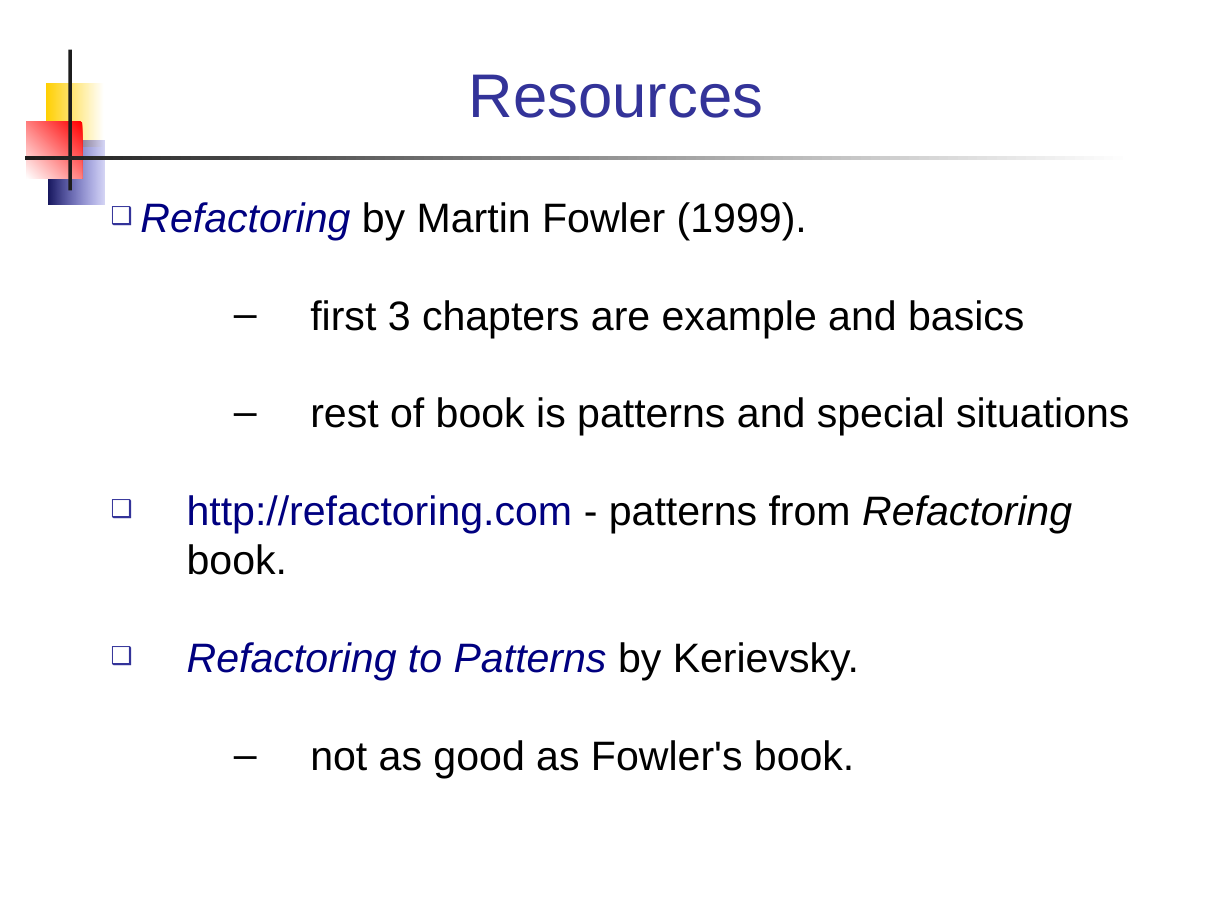
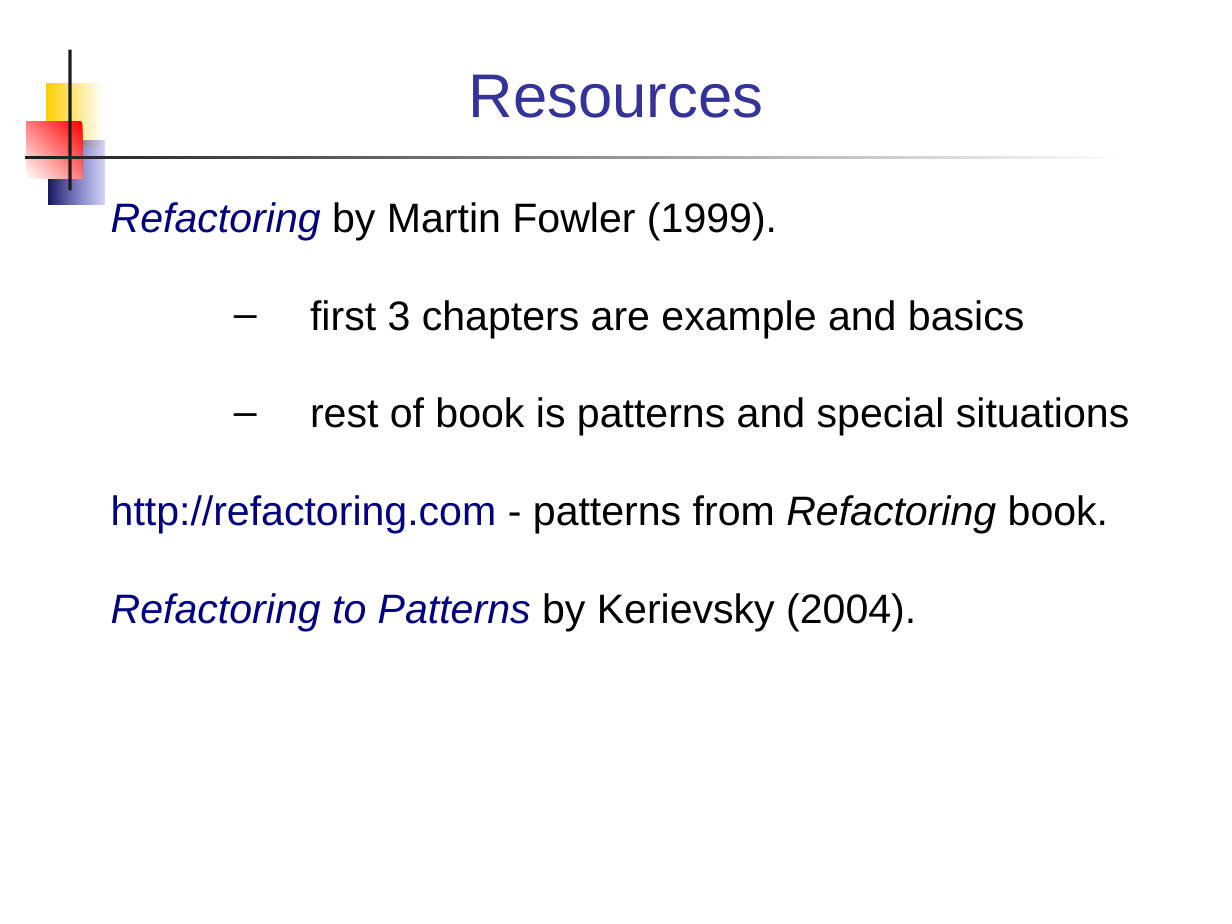
Before and after one commit to jbrucker/SoftwareProcess, a slide deck: slide 20 of week11/Refactoring.ppt. Drawn at 1232x924 pixels with LibreOffice and Linux fonts; fonts in the diff are those of the drawing. Boxes give left, top, right and bottom in pixels: in the first picture for what was removed or moved away, otherwise in the second. Text is boxed around its words. In the diff, an @@ line names an element or a change of style, - is before the commit and + after.

```diff
--- a/week11/Refactoring.ppt
+++ b/week11/Refactoring.ppt
@@ text at (x1=111, y1=202, x2=1129, y2=534): bullet ❑ to none @@
@@ text at (x1=111, y1=593, x2=916, y2=631): text changed; text colour #000000 to #000080; italic on @@
-❑ Refactoring to Patterns by Kerievsky.
-  – not as good as Fowler's book.
+Refactoring to Patterns by Kerievsky (2004).
```
Also in this commit, not shown: 1 other slide changed, 3 other files.
